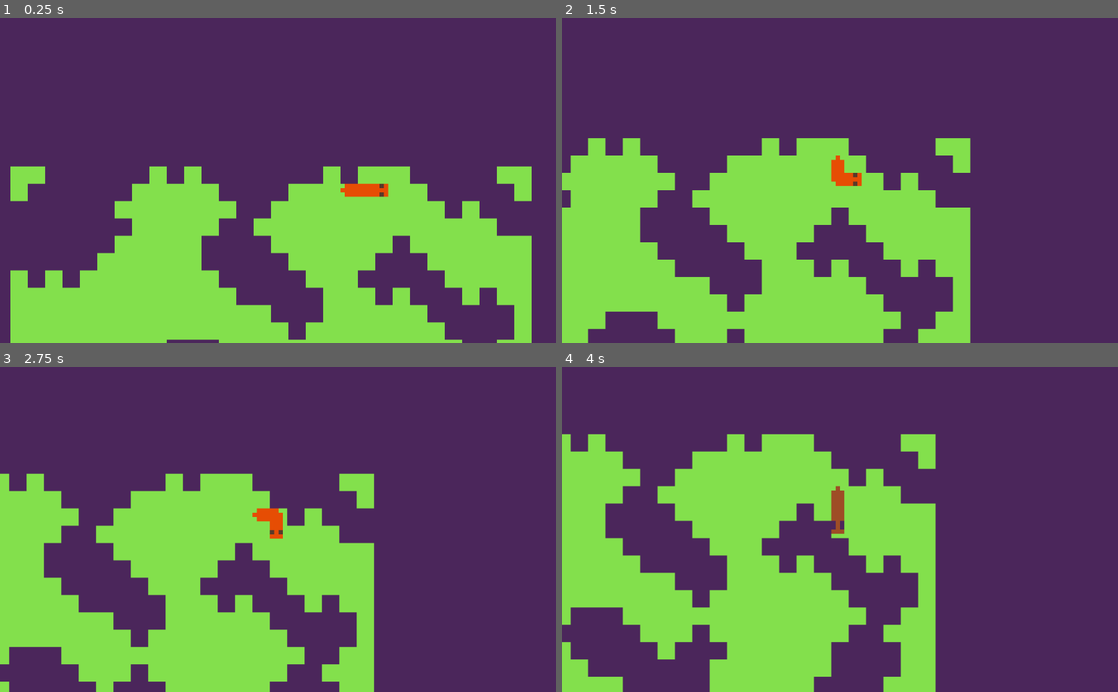
Above: before the commit, frames 1-4 (two rows, left to right).
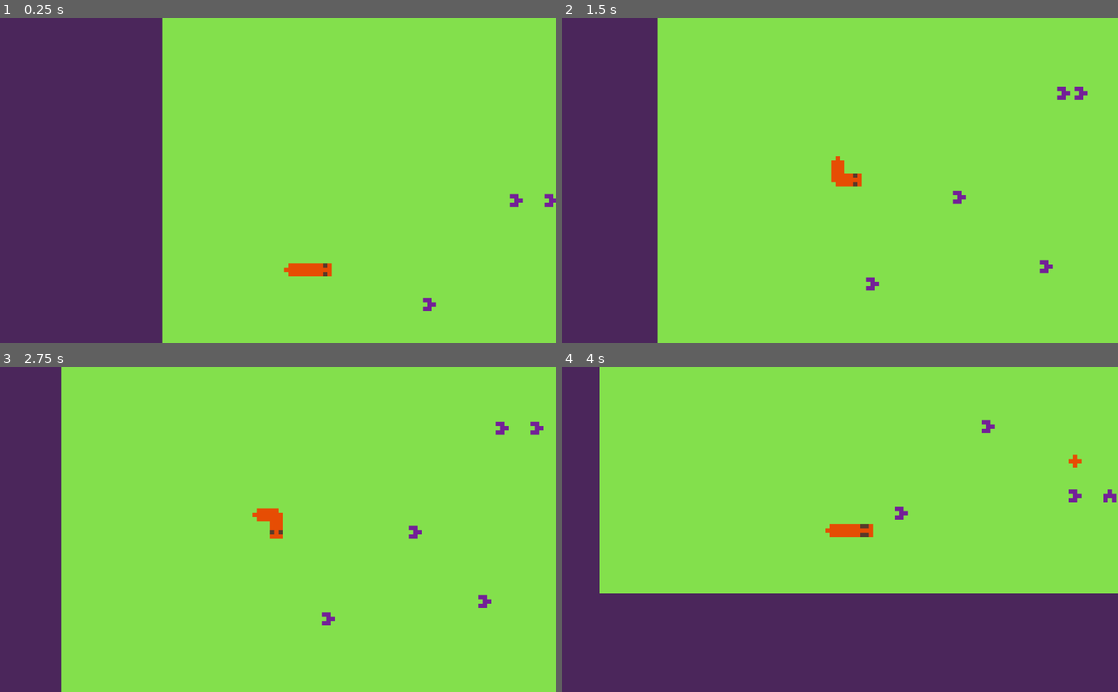
Above: after the commit, the same moments.

Repository: maxhha/snacave
Game: Godot game, scene res://Scenes/main.tscn
Same seed, same stepped clock (60 frames per second), same inputs: the game is played once before the commit and once after it.
Inputs:
- Up to frame 1 (0.25 s): no input
- Up to frame 2 (1.5 s): hold D (turn_right) 0.53-1.28 s; hold A (turn_left) from 1.28 s (still down)
- Up to frame 3 (2.75 s): release A (turn_left) at 2.03 s; hold D (turn_right) from 2.03 s (still down)
- Up to frame 4 (4 s): release D (turn_right) at 2.78 s; hold W (speedup) 2.78-3.53 s; hold A (turn_left) from 3.53 s (still down)

The runs differ from the first frame. In frame 1, 57% of the frame differs, in the area x 1-100%, y 0-100%; in frame 2, 70%; in frame 3, 71%, in the area x 0-100%, y 0-100%; in frame 4, 64%.

Commit message:
Add enemy1

Diff:
--- /dev/null
+++ b/Scenes/enemy1.gd
@@ -0,0 +1,47 @@
+extends Sprite
+
+const STEP_TIME = 0.5
+var direction = 0
+var last_map_pos
+var map_pos
+var timer = randf()
+
+signal dead;
+signal move(last, new)
+
+func _ready():
+	map_pos = (global_position / global.CELL_SIZE).floor()
+	global_position = map2global(map_pos)
+
+func _process(delta):
+	timer += delta
+	if timer > STEP_TIME and not is_queued_for_deletion():
+		timer = fmod(timer, STEP_TIME)
+
+		var r = randi() % 2
+		for i in [0, 1 + r*2, 3 - r*2, 2]:
+			var d = (direction + i) % 4
+			var next = map_pos + global.dir2vec(d)
+			if not (global.map.has_wall(next) or global.map.get_enemy(next)):
+				map_pos = next
+				direction = d
+				frame = 44 + direction
+				if is_instance_valid(global.snake):
+					if global.snake.is_at(map_pos):
+						if global.snake.can_hit(map_pos, map_pos - global.dir2vec(d)):
+							global.snake.hit(map_pos)
+						map_pos -= global.dir2vec(d)
+
+				global_position = map2global(map_pos)
+				global.map.move_enemy(self)
+				break
+
+func kill():
+	emit_signal("dead")
+	queue_free()
+
+func map2global(v : Vector2) -> Vector2:
+	return (v + Vector2.ONE/2) * global.CELL_SIZE
+
+func global2map(v: Vector2) -> Vector2:
+	return (v / global.CELL_SIZE).floor()
--- /dev/null
+++ b/Scenes/enemy1.tscn
@@ -0,0 +1,14 @@
+[gd_scene load_steps=3 format=2]
+
+[ext_resource path="res://Sprites/sprites.png" type="Texture" id=1]
+[ext_resource path="res://Scenes/enemy1.gd" type="Script" id=2]
+
+[node name="enemy1" type="Sprite"]
+position = Vector2( 99.75, 94.05 )
+scale = Vector2( 8, 8 )
+z_index = 8
+texture = ExtResource( 1 )
+vframes = 8
+hframes = 16
+frame = 44
+script = ExtResource( 2 )
--- a/Scenes/main.gd
+++ b/Scenes/main.gd
@@ -1,11 +1,12 @@
 extends Node2D
 
 const SPAWN_TIMEOUT = 3
-const WIDTH = 32
-const HEIGHT = 18
+const WIDTH = 32#128
+const HEIGHT = 32#128
 
 var points = {}
 var walls = {}
+var enemies = {}
 var timer = 0
 
 func _ready():
@@ -16,14 +17,14 @@
 
 	var plus_mask = M.create_map_from_string(".#.\n#@#\n.#.", 1)
 	var line3 = M.create_map_from_string("##@##\n", 1)
-	m.bit_noise(0.6)
-	m.and_mask(plus_mask)
-	m.or_mask(plus_mask)
-	m.sub2i(1)
-	m.set_bounds()
-	m.and_mask(plus_mask)
-	m.and_mask(plus_mask)
-	m.or_mask(plus_mask)
+#	m.bit_noise(0.6)
+#	m.and_mask(plus_mask)
+#	m.or_mask(plus_mask)
+#	m.sub2i(1)
+#	m.set_bounds()
+#	m.and_mask(plus_mask)
+#	m.and_mask(plus_mask)
+#	m.or_mask(plus_mask)
 	m.set_bounds()
 
 	for x in range(WIDTH):
@@ -48,11 +49,24 @@
 	s.global_position = map2global(possible_starts[indx])
 	add_child(s)
 
+	for i in range(10):
+		var e = preload("res://Scenes/enemy1.tscn").instance()
+		var p
+		while true:
+			p =Vector2(randi() % WIDTH, randi() % HEIGHT)
+			if m.get(p):
+				m.set(p, 0)
+				break
+		e.global_position = map2global(p)
+		add_child(e)
+		e.connect('dead', self, '_on_enemy_dead', [e], CONNECT_ONESHOT)
+
 	global.map = self
 	global.camera = $camera
 	if has_node("snake"):
 		$snake.connect("dead", self, "_on_player_dead")
 		$snake.update_camera()
+		global.snake = $snake
 	else:
 		$camera.anchor_mode = Camera2D.ANCHOR_MODE_FIXED_TOP_LEFT
 	update_border_polygon()
@@ -72,6 +86,9 @@
 	t.to_destroy()
 	add_tail_wall(t)
 	t.connect('destroy', get_tree(), "reload_current_scene")
+
+func _on_enemy_dead(e):
+	enemies.erase(e.last_map_pos)
 
 func _process(delta):
 	timer += delta
@@ -114,6 +131,22 @@
 	p = p.floor()
 	return walls.get(p)
 
+func get_enemy(p):
+	p = p.floor()
+	var e = enemies.get(p)
+	assert(not is_instance_valid(e) or "enemy" in e.filename)
+#	if (e and not is_instance_valid(e)) or (is_instance_valid(e) or not "enemy" in e.filename):
+#		enemies.erase(p)
+#		print('~~~~~~~~~~~~~~~~~~~hotfix', p)
+
+	return e
+
+func move_enemy(e):
+	if e.last_map_pos:
+		enemies[e.last_map_pos] = null
+	e.last_map_pos = e.map_pos
+	enemies[e.map_pos] = e
+
 func map2global(v : Vector2) -> Vector2:
 	return (v + Vector2.ONE/2) * global.CELL_SIZE
 
--- a/Scenes/snake.gd
+++ b/Scenes/snake.gd
@@ -36,7 +36,7 @@
 
 func _process(delta):
 	timer += delta
-	if timer > STEP_TIMES[speed]:
+	if timer > STEP_TIMES[speed] and is_instance_valid(self):
 		timer = fmod(timer, STEP_TIMES[speed])
 
 		var next_direction = (direction + input_dir + 4) % 4
@@ -44,8 +44,7 @@
 		var next_pos = map_pos + next_linear_vel
 
 		if global.map.has_wall(next_pos):
-			emit_signal("dead")
-			queue_free()
+			kill()
 			return
 
 		if next_pos in tail_points:
@@ -83,6 +82,11 @@
 		if global.map.has_apple(next_pos):
 			global.map.remove_apple(next_pos)
 			apple_points += 1
+
+		var e = global.map.get_enemy(next_pos)
+		if e:
+			apple_points += 1
+			e.kill()
 
 		head.global_position = map2global(map_pos)
 		head.frame = 8 + direction + head.hframes * (speed & 1)
@@ -127,6 +131,28 @@
 		t.to_destroy()
 		tail_nodes.remove(i)
 
+func is_at(p:Vector2) -> bool:
+	return p == map_pos or p in tail_points
+
+func can_hit(p: Vector2, s: Vector2) -> bool:
+	return (p == map_pos
+			and s - p != global.dir2vec(direction)
+		) or p in tail_points
+
+func hit(pos):
+	if pos == map_pos:
+		kill()
+		return
+	var indx = tail_nodes.find(tail_points[pos])
+	if indx == 0:
+		kill()
+	else:
+		cut_tail(indx)
+
+func kill():
+	emit_signal("dead")
+	queue_free()
+
 func map2global(v : Vector2) -> Vector2:
 	return (v + Vector2.ONE/2) * global.CELL_SIZE
 
--- a/Scenes/snake.tscn
+++ b/Scenes/snake.tscn
@@ -5,6 +5,7 @@
 
 [node name="snake" type="Node2D"]
 position = Vector2( 99.75, 94.05 )
+z_index = 16
 script = ExtResource( 1 )
 
 [node name="head" type="Sprite" parent="."]
--- a/Scripts/global.gd
+++ b/Scripts/global.gd
@@ -6,6 +6,8 @@
 var map
 # warning-ignore:unused_class_variable
 var camera
+# warning-ignore:unused_class_variable
+var snake
 
 # Declare member variables here. Examples:
 # var a = 2
@@ -18,3 +20,8 @@
 # Called every frame. 'delta' is the elapsed time since the previous frame.
 #func _process(delta):
 #	pass
+
+const DIR2VEC = [Vector2.RIGHT, Vector2.DOWN, Vector2.LEFT, Vector2.UP]
+
+func dir2vec(d:int)->Vector2:
+	return DIR2VEC[d]
Binary file changed: Sprites/sprites.png
